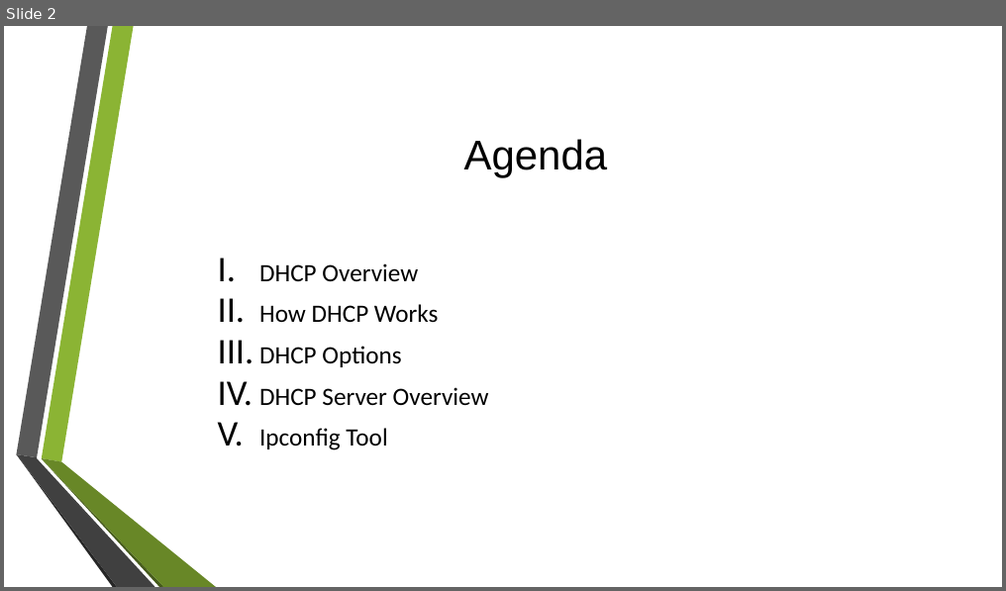
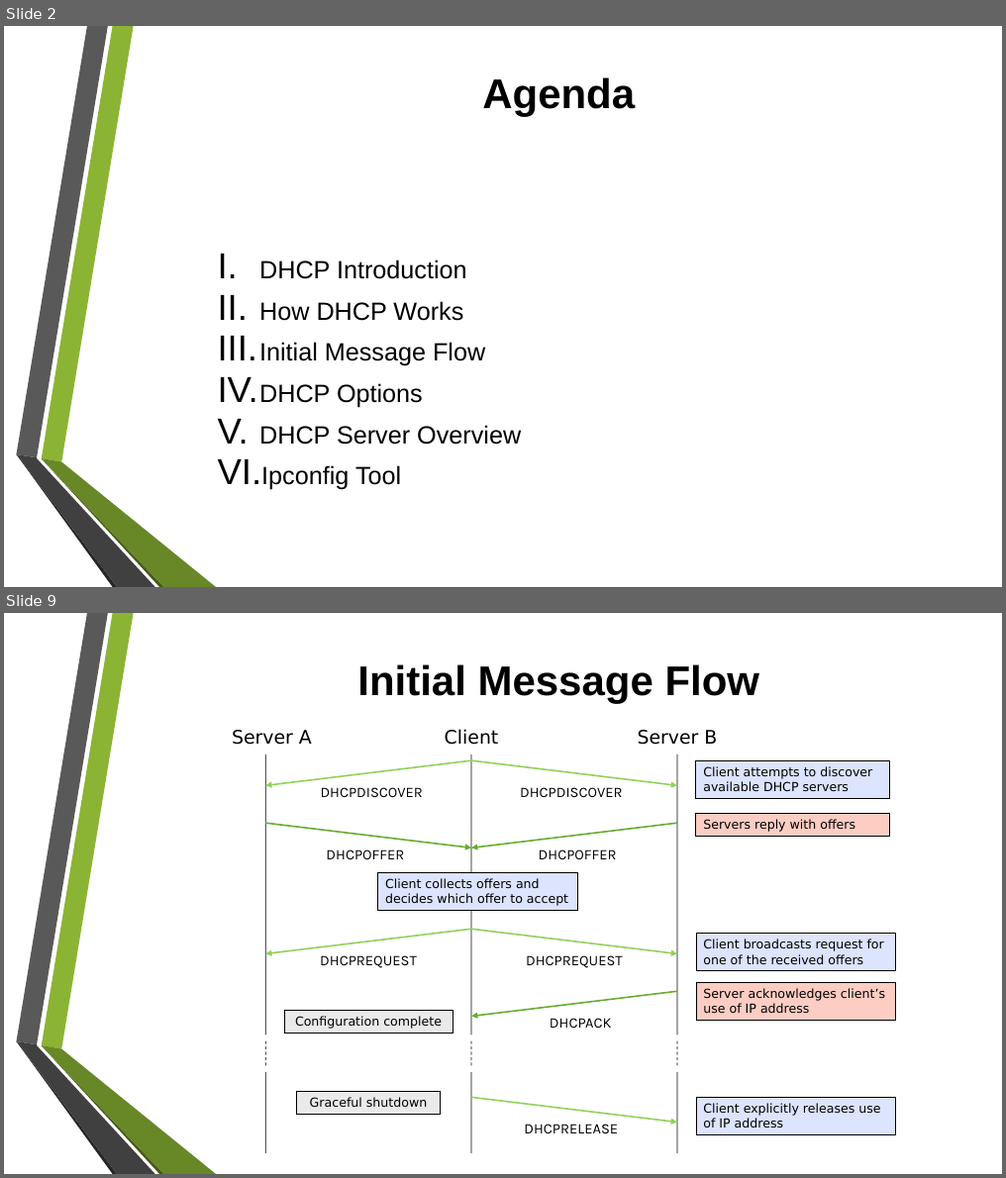
Before and after one commit to tiendatdk3493/Tai_Lieu, a slide deck: Dynamic Host Configuration Protocol (DHCP) Overview.pptx. Shown one above the other, each under a label of ours: slide 2 before the commit, slides 2 and 9 after it; the slides between them are not shown. The pictures are 1006x591 and 1006x1178 pixels, drawn with LibreOffice and Linux fonts; fonts in the diff are those of the drawing; background and template pictures are left out. Boxes give left, top, right and bottom in pixels: in the first picture for what was removed or moved away, otherwise in the second. Text is boxed around its words. In the diff, an @@ line names an element or a change of style, - is before the commit and + after.

Commit message:
DHCP

```diff
--- a/Dynamic Host Configuration Protocol (DHCP) Overview.pptx
+++ b/Dynamic Host Configuration Protocol (DHCP) Overview.pptx
@@ slide 9 added at (x1=4, y1=613, x2=1002, y2=1174), background picture (left out); not listed: 6 template elements that a slide beside it also shows @@
@@ title added at (x1=357, y1=664, x2=759, y2=703), 40 pt, text #000000, bold @@
+Initial Message Flow
@@ group added at (x1=232, y1=729, x2=896, y2=1154): 11 texts, 9 lines, 8 rectangles, 8 arrows @@
+Server A
+Client
+Server B
+Client attempts to discover available DHCP servers
+DHCPDISCOVER
+DHCPDISCOVER
+Servers reply with offers
+DHCPOFFER
+DHCPOFFER
+Client collects offers and decides which offer to accept
+Client broadcasts request for one of the received offers
+DHCPREQUEST
+DHCPREQUEST
+Server acknowledges client’s use of IP address
+DHCPACK
+Configuration complete
+Client explicitly releases use of IP address
+DHCPRELEASE
+Graceful shutdown
@@ slide 2 changed as well @@
@@ title "Agenda" moved from (x1=464, y1=139, x2=608, y2=178) to (x1=482, y1=77, x2=635, y2=116) @@
@@ title "Agenda" at (x1=482, y1=77, x2=635, y2=116): bold on @@
@@ text at (x1=259, y1=260, x2=467, y2=279): text changed; font Calibri to Arial @@
-I. DHCP Overview
+I. DHCP Introduction
@@ text at (x1=259, y1=301, x2=521, y2=490): font Calibri to Arial in "How DHCP Works", "DHCP Options", "DHCP Server Overview", "Ipconfig Tool" @@
@@ text at (x1=259, y1=342, x2=485, y2=367): paragraph added @@
+III. Initial Message Flow
```
Also in this commit, not shown: 1 other slide changed, 16 other slides added, 5 other files.
